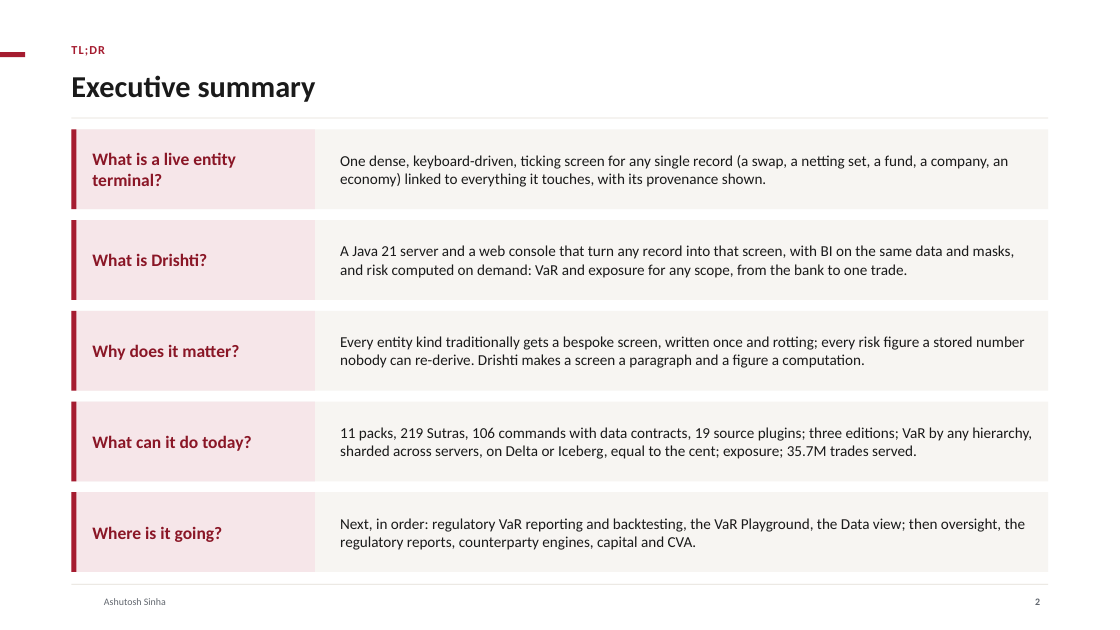
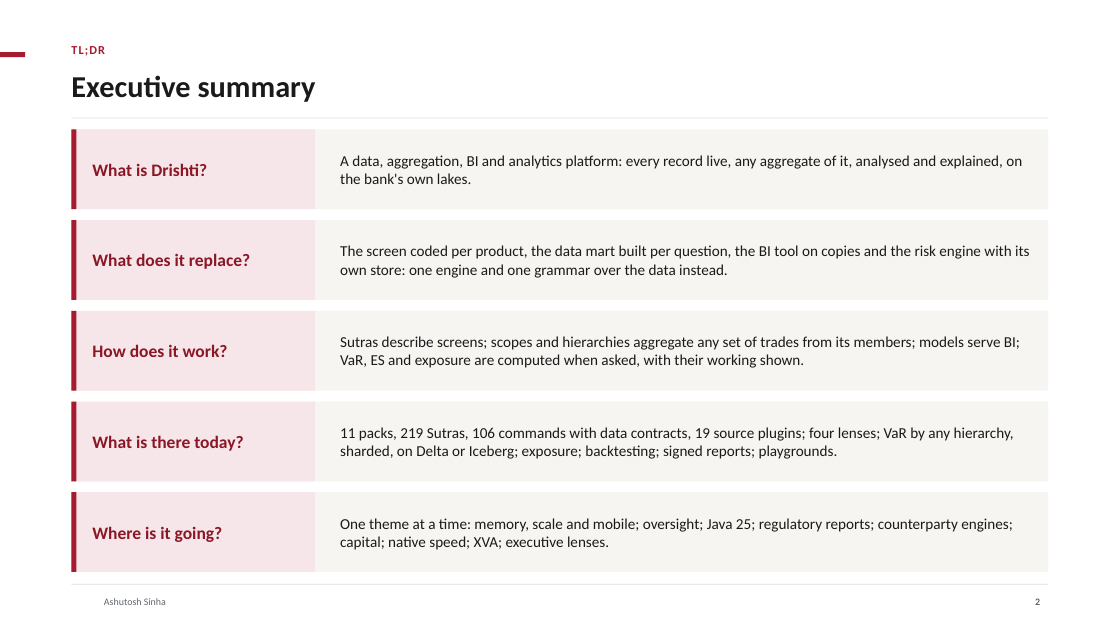
Before and after one commit to ajsinha/drishti, a slide deck: slide 2 of docs/publications/Drishti-Design-and-Evidence.pptx. Drawn at 1120x630 pixels with LibreOffice and Linux fonts; fonts in the diff are those of the drawing; background and template pictures are left out. Boxes give left, top, right and bottom in pixels: in the first picture for what was removed or moved away, otherwise in the second. Text is boxed around its words. In the diff, an @@ line names an element or a change of style, - is before the commit and + after.

Commit message:
Decks: Design-and-Evidence retold as a platform to see, aggregate and analyse any data (148 slides): why one platform and what it replaces, the platform in one picture, new chapters Aggregate and Explain and trust, BI expanded (the model architecture, one model for many analyses, where analytics goes next), risk as one family of computed analytics (the stress window, backtesting, signed report runs), ten case studies, the lake on AWS, the memory model as designed (targets to be measured), the themed roadmap

```diff
--- a/docs/publications/Drishti-Design-and-Evidence.pptx
+++ b/docs/publications/Drishti-Design-and-Evidence.pptx
@@ text at bbox=[92, 163, 207, 176]: text changed @@
-What is a live entity terminal?
+What is Drishti?
@@ text at bbox=[340, 155, 1022, 184]: text changed @@
-One dense, keyboard-driven, ticking screen for any single record (a swap, a netting set, a fund, a company, an economy) linked to everything it touches, with its provenance shown.
+A data, aggregation, BI and analytics platform: every record live, any aggregate of it, analysed and explained, on the bank's own lakes.
@@ text at bbox=[92, 253, 250, 269]: text changed @@
-What is Drishti?
+What does it replace?
@@ text at bbox=[340, 245, 1029, 278]: text changed @@
-A Java 21 server and a web console that turn any record into that screen, with BI on the same data and masks, and risk computed on demand: VaR and exposure for any scope, from the bank to one trade.
+The screen coded per product, the data mart built per question, the BI tool on copies and the risk engine with its own store: one engine and one grammar over the data instead.
@@ text at bbox=[92, 344, 228, 357]: text changed @@
-Why does it matter?
+How does it work?
@@ text at bbox=[340, 336, 1020, 368]: text changed @@
-Every entity kind traditionally gets a bespoke screen, written once and rotting; every risk figure a stored number nobody can re-derive. Drishti makes a screen a paragraph and a figure a computation.
+Sutras describe screens; scopes and hierarchies aggregate any set of trades from its members; models serve BI; VaR, ES and exposure are computed when asked, with their working shown.
@@ text at bbox=[92, 435, 243, 451]: text changed @@
-What can it do today?
+What is there today?
@@ text at bbox=[340, 427, 1014, 459]: text changed @@
-11 packs, 219 Sutras, 106 commands with data contracts, 19 source plugins; three editions; VaR by any hierarchy, sharded across servers, on Delta or Iceberg, equal to the cent; exposure; 35.7M trades served.
+11 packs, 219 Sutras, 106 commands with data contracts, 19 source plugins; four lenses; VaR by any hierarchy, sharded, on Delta or Iceberg; exposure; backtesting; signed reports; playgrounds.
@@ text at bbox=[340, 518, 1013, 550]: text changed @@
-Next, in order: regulatory VaR reporting and backtesting, the VaR Playground, the Data view; then oversight, the regulatory reports, counterparty engines, capital and CVA.
+One theme at a time: memory, scale and mobile; oversight; Java 25; regulatory reports; counterparty engines; capital; native speed; XVA; executive lenses.
```
Also in this commit, not shown: 14 other slides changed, 54 slides added, 5 slides removed, 1 other file.
